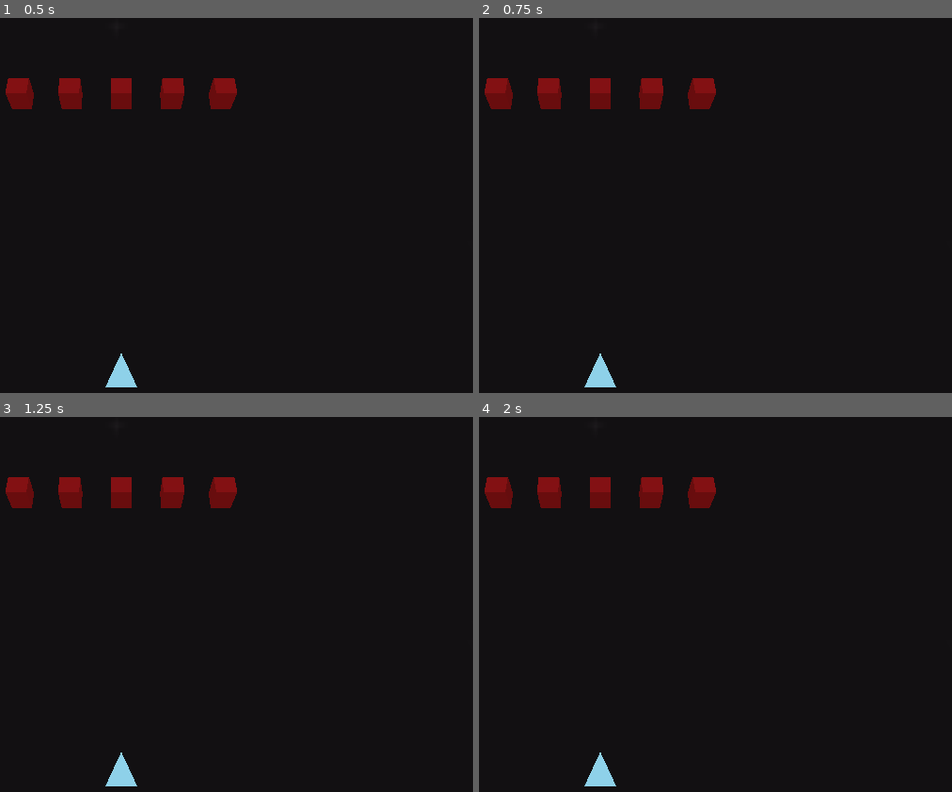
Above: before the commit, frames 1-4 (two rows, left to right).
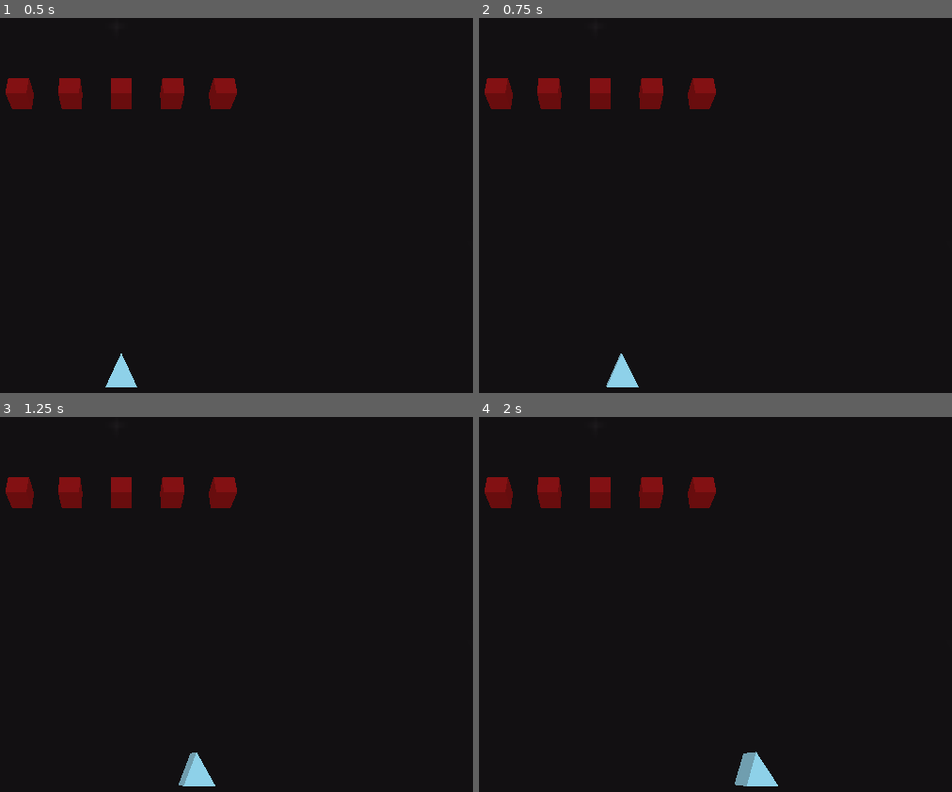
Above: after the commit, the same moments.

Repository: paolobb4/space_invaders
Game: Godot game, scene res://scn/Game.tscn
The game is run twice, just before and just after one commit, with the same random seed, the same clock (stepped at 60 frames per second) and the same inputs.
Inputs:
- Up to frame 1 (0.5 s): no input
- Up to frame 2 (0.75 s): tap Enter at 0.5 s; hold Right (move_right, bound only after the commit) from 0.53 s (still down)
- Up to frame 3 (1.25 s): keep holding Right (move_right, bound only after the commit)
- Up to frame 4 (2 s): keep holding Right (move_right, bound only after the commit)

Frame 1 is identical in both runs. In frame 2, 0.6% of the frame differs, in the area x 22-34%, y 89-99%; in frame 3, 0.7%; in frame 4, 0.9%, in the area x 22-64%, y 89-99%.

Commit message:
Add player movement

Diff:
--- a/project.godot
+++ b/project.godot
@@ -19,6 +19,20 @@
 run/main_scene="res://scn/Game.tscn"
 config/icon="res://icon.png"
 
+[input]
+
+move_left={
+"deadzone": 0.5,
+"events": [ Object(InputEventKey,"resource_local_to_scene":false,"resource_name":"","device":0,"alt":false,"shift":false,"control":false,"meta":false,"command":false,"pressed":false,"scancode":16777231,"unicode":0,"echo":false,"script":null)
+, Object(InputEventKey,"resource_local_to_scene":false,"resource_name":"","device":0,"alt":false,"shift":false,"control":false,"meta":false,"command":false,"pressed":false,"scancode":65,"unicode":0,"echo":false,"script":null)
+ ]
+}
+move_right={
+"deadzone": 0.5,
+"events": [ Object(InputEventKey,"resource_local_to_scene":false,"resource_name":"","device":0,"alt":false,"shift":false,"control":false,"meta":false,"command":false,"pressed":false,"scancode":16777233,"unicode":0,"echo":false,"script":null)
+ ]
+}
+
 [rendering]
 
 quality/driver/driver_name="GLES2"
--- a/scn/Game.tscn
+++ b/scn/Game.tscn
@@ -49,17 +49,20 @@
 
 [node name="Player" parent="." instance=ExtResource( 2 )]
 
-[node name="Enemy" parent="." instance=ExtResource( 3 )]
+[node name="enemies" type="Spatial" parent="."]
+editor/display_folded = true
+
+[node name="Enemy1" parent="enemies" instance=ExtResource( 3 )]
 transform = Transform( 1, 0, 0, 0, 1, 0, 0, 0, 1, 0, 0, -25 )
 
-[node name="Enemy2" parent="." instance=ExtResource( 3 )]
+[node name="Enemy2" parent="enemies" instance=ExtResource( 3 )]
 transform = Transform( 1, 0, 0, 0, 1, 0, 0, 0, 1, 5, 0, -25 )
 
-[node name="Enemy3" parent="." instance=ExtResource( 3 )]
+[node name="Enemy3" parent="enemies" instance=ExtResource( 3 )]
 transform = Transform( 1, 0, 0, 0, 1, 0, 0, 0, 1, -5, 0, -25 )
 
-[node name="Enemy4" parent="." instance=ExtResource( 3 )]
+[node name="Enemy4" parent="enemies" instance=ExtResource( 3 )]
 transform = Transform( 1, 0, 0, 0, 1, 0, 0, 0, 1, -10, 0, -25 )
 
-[node name="Enemy5" parent="." instance=ExtResource( 3 )]
+[node name="Enemy5" parent="enemies" instance=ExtResource( 3 )]
 transform = Transform( 1, 0, 0, 0, 1, 0, 0, 0, 1, 10, 0, -25 )
--- a/scn/Player.tscn
+++ b/scn/Player.tscn
@@ -1,4 +1,6 @@
-[gd_scene load_steps=4 format=2]
+[gd_scene load_steps=5 format=2]
+
+[ext_resource path="res://scn/player.gd" type="Script" id=1]
 
 [sub_resource type="PrismMesh" id=1]
 
@@ -9,6 +11,8 @@
 points = PoolVector3Array( 0, 1, 1, 0, 1, -1, 0, 1, 1, 0, 1, -1, -1, -1, 1, 1, -1, -1, 1, -1, 1, -1, -1, -1, 0, 1, 1, 0, 1, -1, 0, 1, -1, 0, 1, 1, 1, -1, 1, -1, -1, -1, 1, -1, -1, -1, -1, 1, -1, -1, 1, 1, -1, 1, -1, -1, -1, 1, -1, -1 )
 
 [node name="Player" type="KinematicBody"]
+script = ExtResource( 1 )
+speed = 7
 
 [node name="Mesh" type="MeshInstance" parent="."]
 transform = Transform( 1, 0, 0, 0, -4.37114e-08, 1, 0, -1, -4.37114e-08, 0, 0, 0 )
--- /dev/null
+++ b/scn/player.gd
@@ -0,0 +1,15 @@
+extends KinematicBody
+
+export var speed = 1    # unit per seccond
+
+
+func _process(delta):
+    var move = 0
+
+    if Input.is_action_pressed("move_left"):
+        move -= 1
+    if Input.is_action_pressed("move_right"):
+        move += 1
+
+
+    move_and_collide(Vector3(1,0,0) * move * speed * delta)
